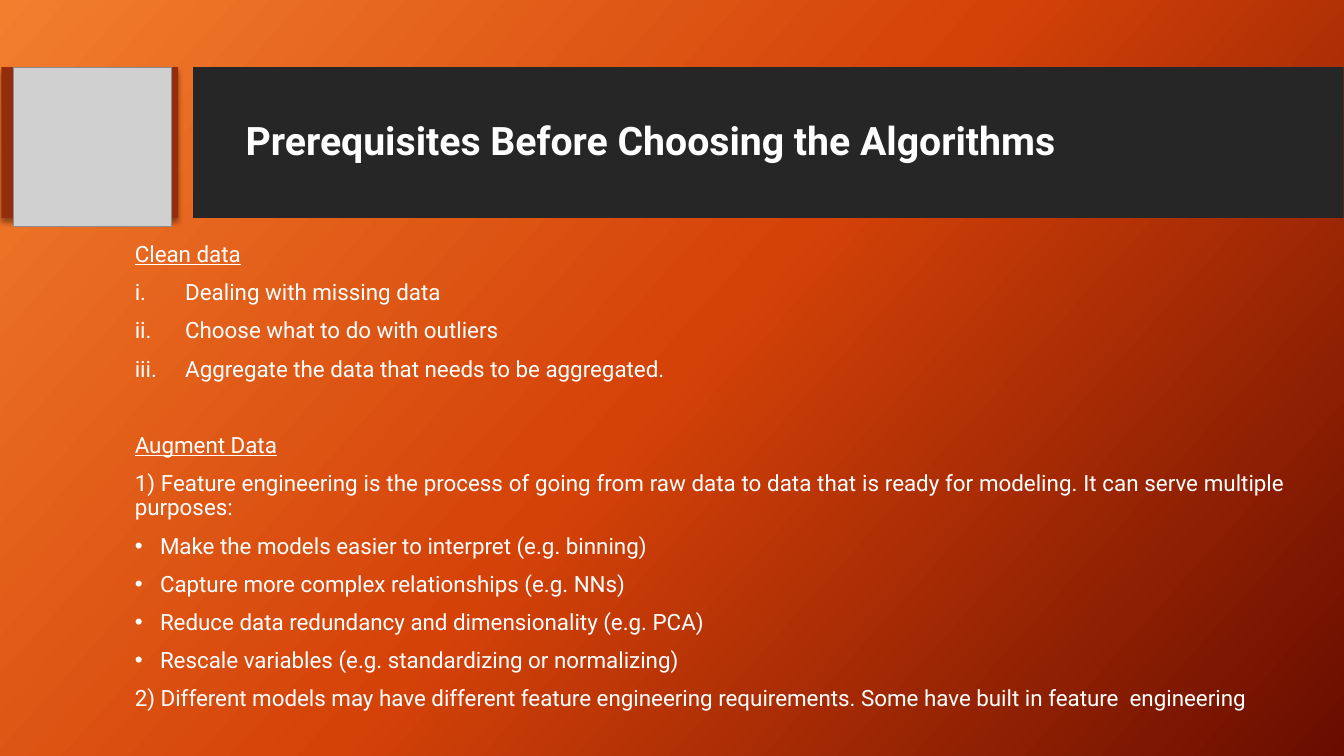
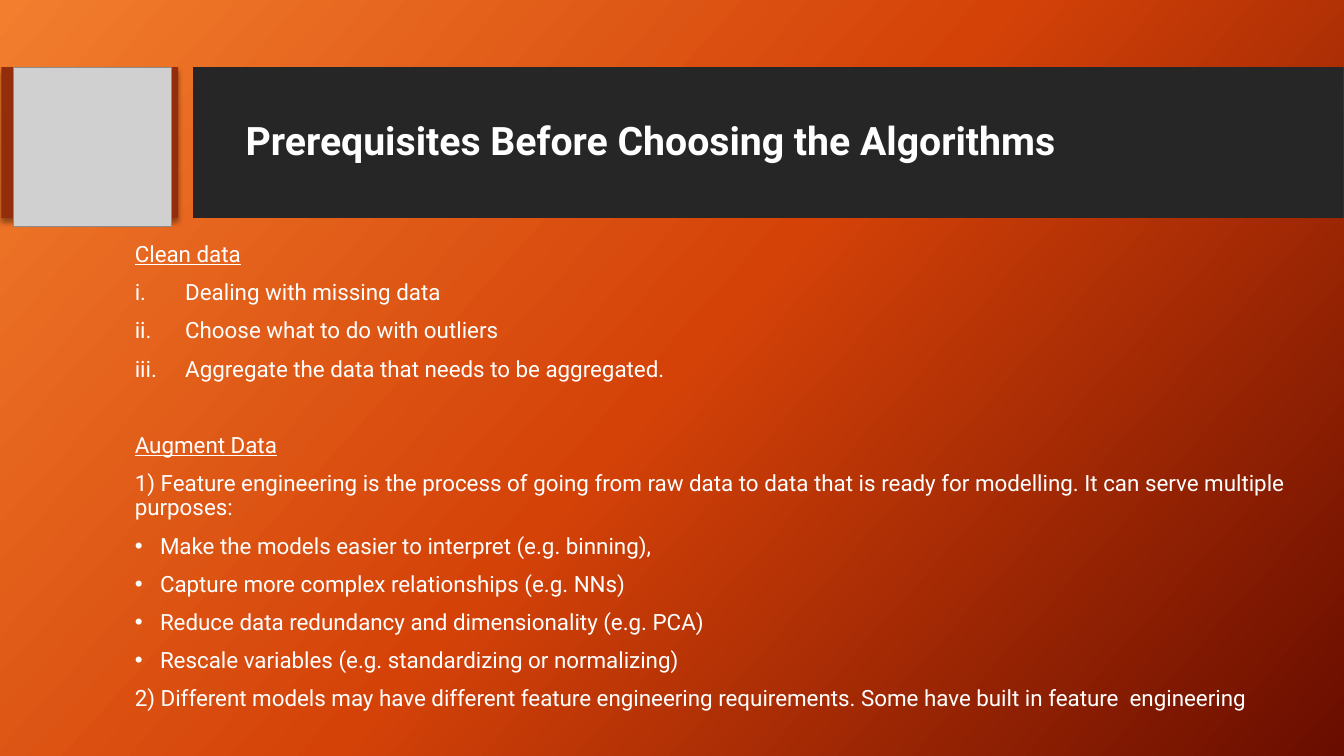
Before and after one commit to ItProject1920/data-science-project, a slide deck: slide 12 of Project Review FINAL.pptx. Drawn at 1344x756 pixels with LibreOffice and Linux fonts; fonts in the diff are those of the drawing; grey boxes stand for pictures; background and template pictures are left out. Boxes give left, top, right and bottom in pixels: in the first picture for what was removed or moved away, otherwise in the second. Text is boxed around its words. In the diff, an @@ line names an element or a change of style, - is before the commit and + after.

```diff
--- a/Project Review FINAL.pptx
+++ b/Project Review FINAL.pptx
@@ text at (135, 473, 1284, 559): text changed @@
-1) Feature engineering is the process of going from raw data to data that is ready for modeling. It can serve multiple purposes:
-• Make the models easier to interpret (e.g. binning)
+1) Feature engineering is the process of going from raw data to data that is ready for modelling. It can serve multiple purposes:
+• Make the models easier to interpret (e.g. binning),
```
Also in this commit, not shown: 3 other slides changed.
